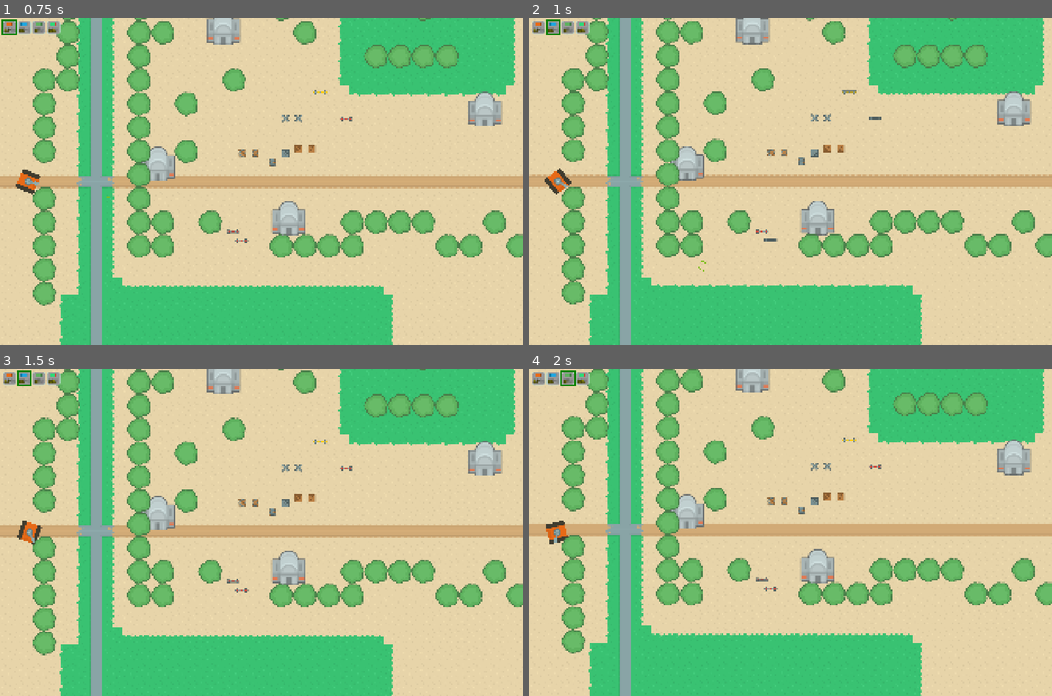
Above: before the commit, frames 1-4 (two rows, left to right).
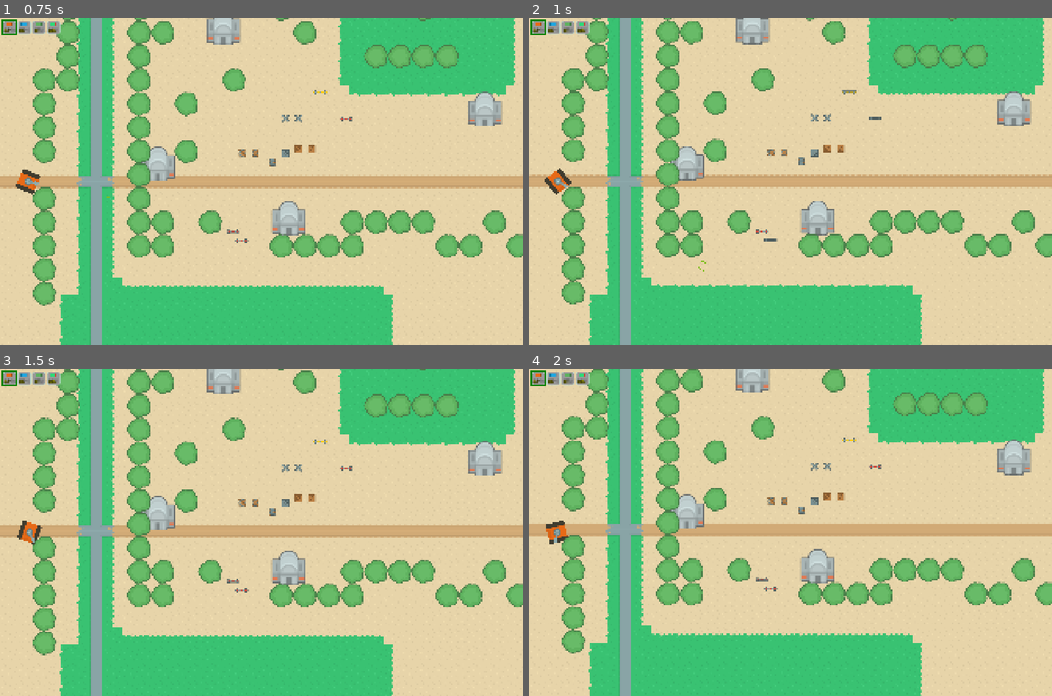
Above: after the commit, the same moments.

Repository: KakCmambnporpawwucmow/tanks_kidz
Game: Godot game, scene res://layers/test.tscn
Same seed, same stepped clock (60 frames per second), same inputs: the game is played once before the commit and once after it.
Inputs (mouse positions are in pixels of both pictures, inside the frame that each line leads up to):
- Up to frame 1 (0.75 s): tap Enter at 0.5 s; move the mouse to (376, 165) at 0.52 s; hold D (rotate_right) from 0.53 s (still down); hold E (ammo_ap) from 0.53 s (still down)
- Up to frame 2 (1 s): keep holding D (rotate_right); keep holding E (ammo_ap); tap W (move_forward) at 0.77 s; tap R (ammo_he) at 0.8 s
- Up to frame 3 (1.5 s): keep holding D (rotate_right); tap W (move_forward) at 1.07 s; move the mouse to (156, 548) at 1.27 s; release E (ammo_ap) at 1.28 s; tap R (ammo_he) at 1.35 s
- Up to frame 4 (2 s): keep holding D (rotate_right); tap W (move_forward) at 1.52, 1.82 s; tap F (ammo_heat) at 1.55 s

Frame 1 is identical in both runs. In frame 2, 0.1% of the frame differs, in the area x 0-6%, y 0-6%; in frame 3, 0.1%; in frame 4, 0.1%, in the area x 0-9%, y 0-6%.
Error after the commit: Invalid call to function 'switch_ammo_type' in base 'CharacterBody2D (Tank)'. Expected 1 argument(s). (res://command/TankSwitchAmmoCommand.gd:14)

Commit message:
UPDATE
Для большей универсальности команды управления переименованы (убран префикс Tank).

Diff:
--- a/command/TankMoveCommand.gd
+++ b/command/TankMoveCommand.gd
@@ -1,11 +1,11 @@
 # commands/tank_commands.gd
-class_name TankMoveCommand
+class_name MoveCommand
 extends Command
 
 var direction: Vector2
 
 func init(dir: Vector2) -> Command:
-	entity_id = "TankMoveCommand"
+	entity_id = "MoveCommand"
 	timestamp = Time.get_ticks_msec()
 	direction = dir
 	return self
@@ -19,8 +19,8 @@
 	data["direction"] = {"x": direction.x, "y": direction.y}
 	return data
 
-static func deserialize(data: Dictionary) -> TankMoveCommand:
-	var command = TankMoveCommand.new()
+static func deserialize(data: Dictionary) -> MoveCommand:
+	var command = MoveCommand.new()
 	command.init(data.direction)
 	command.entity_id = data.entity_id
 	command.timestamp = data.timestamp
--- a/command/TankReloadCommand.gd
+++ b/command/TankReloadCommand.gd
@@ -1,9 +1,9 @@
 # commands/tank_commands.gd - ДОБАВИТЬ
-class_name TankReloadCommand
+class_name ReloadCommand
 extends Command
 
 func init() -> Command:
-	entity_id = "TankReloadCommand"
+	entity_id = "ReloadCommand"
 	timestamp = Time.get_ticks_msec()
 	return self
 
--- a/command/TankRotateCommand.gd
+++ b/command/TankRotateCommand.gd
@@ -1,11 +1,11 @@
 # commands/tank_commands.gd
-class_name TankRotateCommand
+class_name RotateCommand
 extends Command
 
 var rotation_direction: Tank.ERotate
 
 func init(rot_dir: Tank.ERotate) -> Command:
-	entity_id = "TankRotateCommand"
+	entity_id = "RotateCommand"
 	timestamp = Time.get_ticks_msec()
 	rotation_direction = rot_dir
 	return self
--- a/command/TankShootCommand.gd
+++ b/command/TankShootCommand.gd
@@ -1,9 +1,9 @@
 # commands/tank_commands.gd
-class_name TankShootCommand
+class_name ShootCommand
 extends Command
 
 func init() -> Command:
-	entity_id = "TankShootCommand"
+	entity_id = "ShootCommand"
 	timestamp = Time.get_ticks_msec()
 	return self
 
--- a/command/TankSwitchAmmoCommand.gd
+++ b/command/TankSwitchAmmoCommand.gd
@@ -1,17 +1,17 @@
 # commands/tank_commands.gd
-class_name TankSwitchAmmoCommand
+class_name SwitchAmmoCommand
 extends Command
 
 var ammo_type: WeaponSystem.ProjectileType
 
 func init(ammo: WeaponSystem.ProjectileType) -> Command:
-	entity_id = "TankSwitchAmmoCommand"
+	entity_id = "SwitchAmmoCommand"
 	timestamp = Time.get_ticks_msec()
 	ammo_type = ammo
 	return self
 
 func execute(entity: Node) -> void:
-	if entity is Tank:
+	if entity.switch_ammo_type():
 		entity.switch_ammo_type(ammo_type)
 
 func serialize() -> Dictionary:
--- a/command/command_producer.gd
+++ b/command/command_producer.gd
@@ -4,18 +4,18 @@
 const add_method_name = "add_receiver"
 
 @export var resivers:Array[Node2D]
-var tankMoveCommand:TankMoveCommand = null
-var tankRotateCommand:TankRotateCommand = null
-var tankFireCommand:TankShootCommand = null
-var tankSwitchAmmoCommand:TankSwitchAmmoCommand = null
+var tankMoveCommand:MoveCommand = null
+var tankRotateCommand:RotateCommand = null
+var tankFireCommand:ShootCommand = null
+var tankSwitchAmmoCommand:SwitchAmmoCommand = null
 var rotateToCommand:RotateToCommand = null
 var currentCommand:Command = null
 
 func _ready() -> void:
-	tankMoveCommand = TankMoveCommand.new()
-	tankRotateCommand = TankRotateCommand.new()
-	tankFireCommand = TankShootCommand.new()
-	tankSwitchAmmoCommand = TankSwitchAmmoCommand.new()
+	tankMoveCommand = MoveCommand.new()
+	tankRotateCommand = RotateCommand.new()
+	tankFireCommand = ShootCommand.new()
+	tankSwitchAmmoCommand = SwitchAmmoCommand.new()
 	rotateToCommand = RotateToCommand.new()
 
 	for item in resivers:
--- a/layers/test.tscn
+++ b/layers/test.tscn
@@ -64,6 +64,7 @@
 
 [node name="Tank2" parent="." instance=ExtResource("1_oifa8")]
 position = Vector2(2057, 417)
+rotation = 3.1415927
 
 [node name="vegetation" type="TileMapLayer" parent="."]
 z_index = 2
